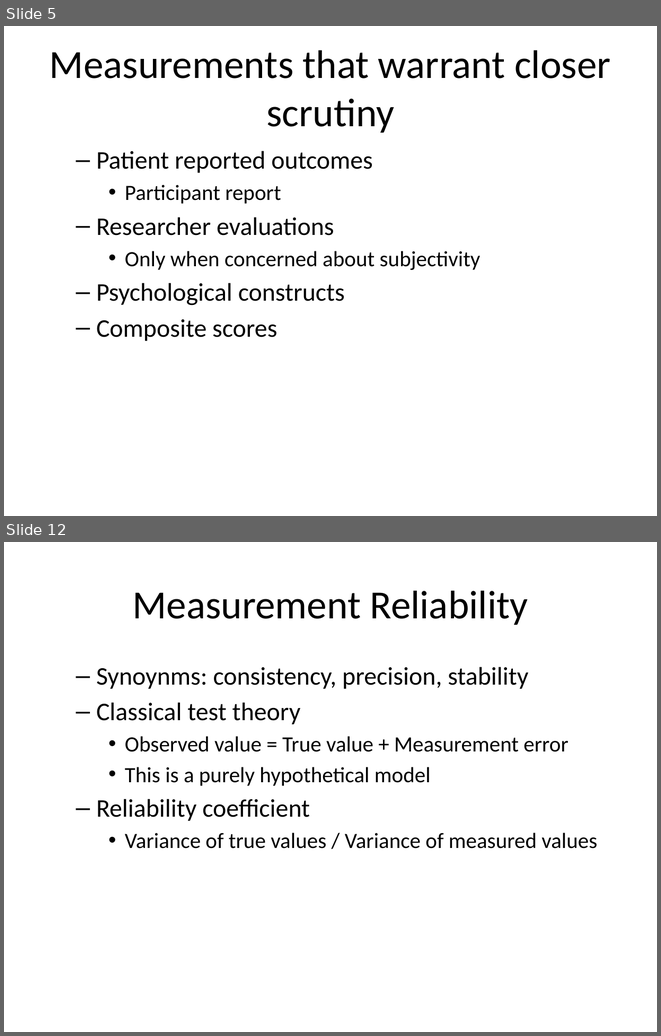
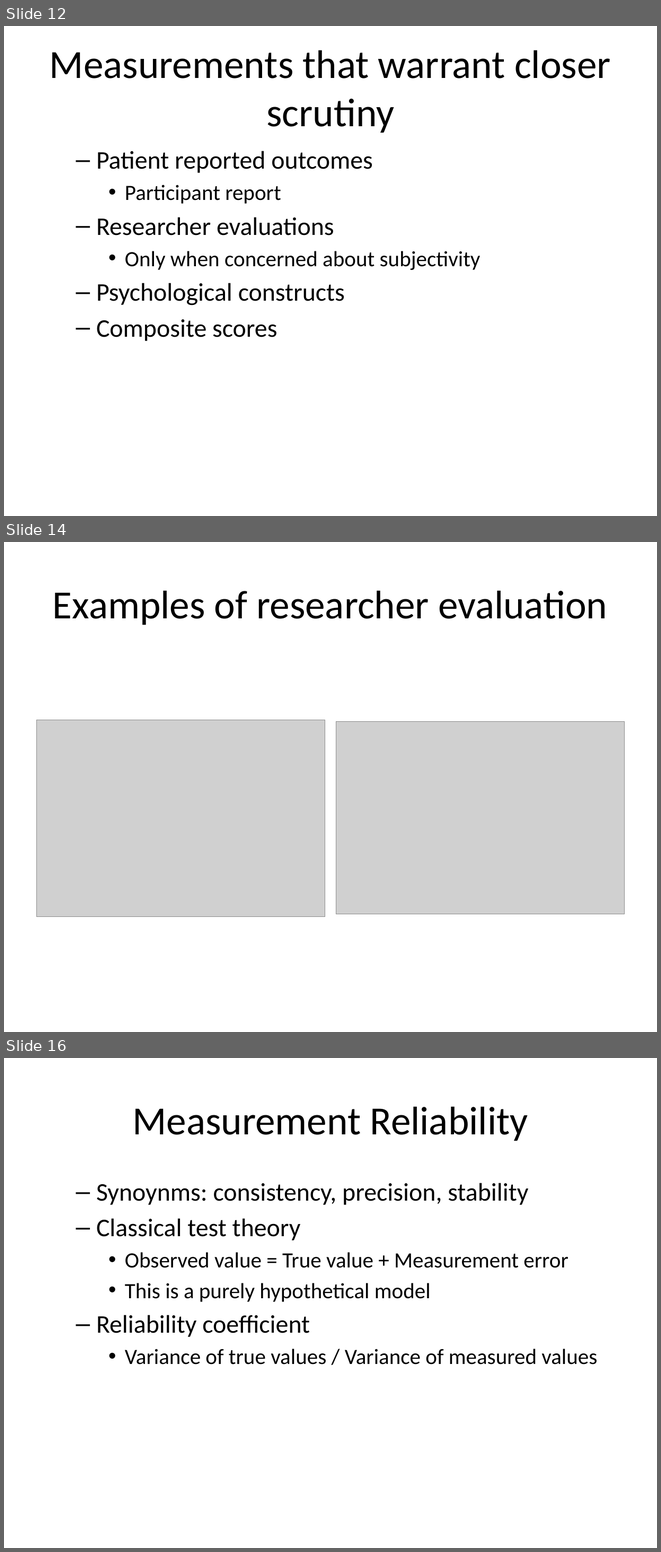
Before and after one commit to pmean/reliability-and-validity, a slide deck: src/rav.pptx. Shown one above the other, each under a label of ours: slides 5 and 12 before the commit, slides 12, 14 and 16 after it; the slides between them are not shown. The pictures are 661x1036 and 661x1552 pixels, drawn with LibreOffice and Linux fonts; fonts in the diff are those of the drawing; grey boxes stand for pictures. Boxes give left, top, right and bottom in pixels: in the first picture for what was removed or moved away, otherwise in the second. Text is boxed around its words. In the diff, an @@ line names an element or a change of style, - is before the commit and + after.

```diff
--- a/src/rav.pptx
+++ b/src/rav.pptx
@@ slide 14 added at (4,542,657,1032), background #FFFFFF @@
@@ title added at (53,590,607,625), 44 pt, text #000000 @@
+Examples of researcher evaluation
@@ picture added at (37,720,325,916) @@
@@ picture added at (336,722,624,914) @@
@@ what was slide 5 is now slide 12 @@
@@ what was slide 12 is now slide 16 @@
```
Also in this commit, not shown: 7 slides changed, 3 other slides added, 18 other files.
